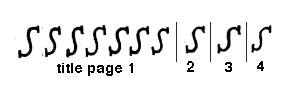
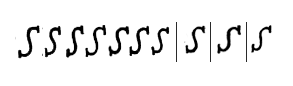
Layers edited between the first and the second 293 x 86 image:
removed layer "4" over box(257, 61, 264, 71)
removed layer "3" over box(225, 62, 232, 72)
removed layer "2" over box(187, 61, 194, 72)
removed layer "title page 1" over box(57, 63, 133, 76)
